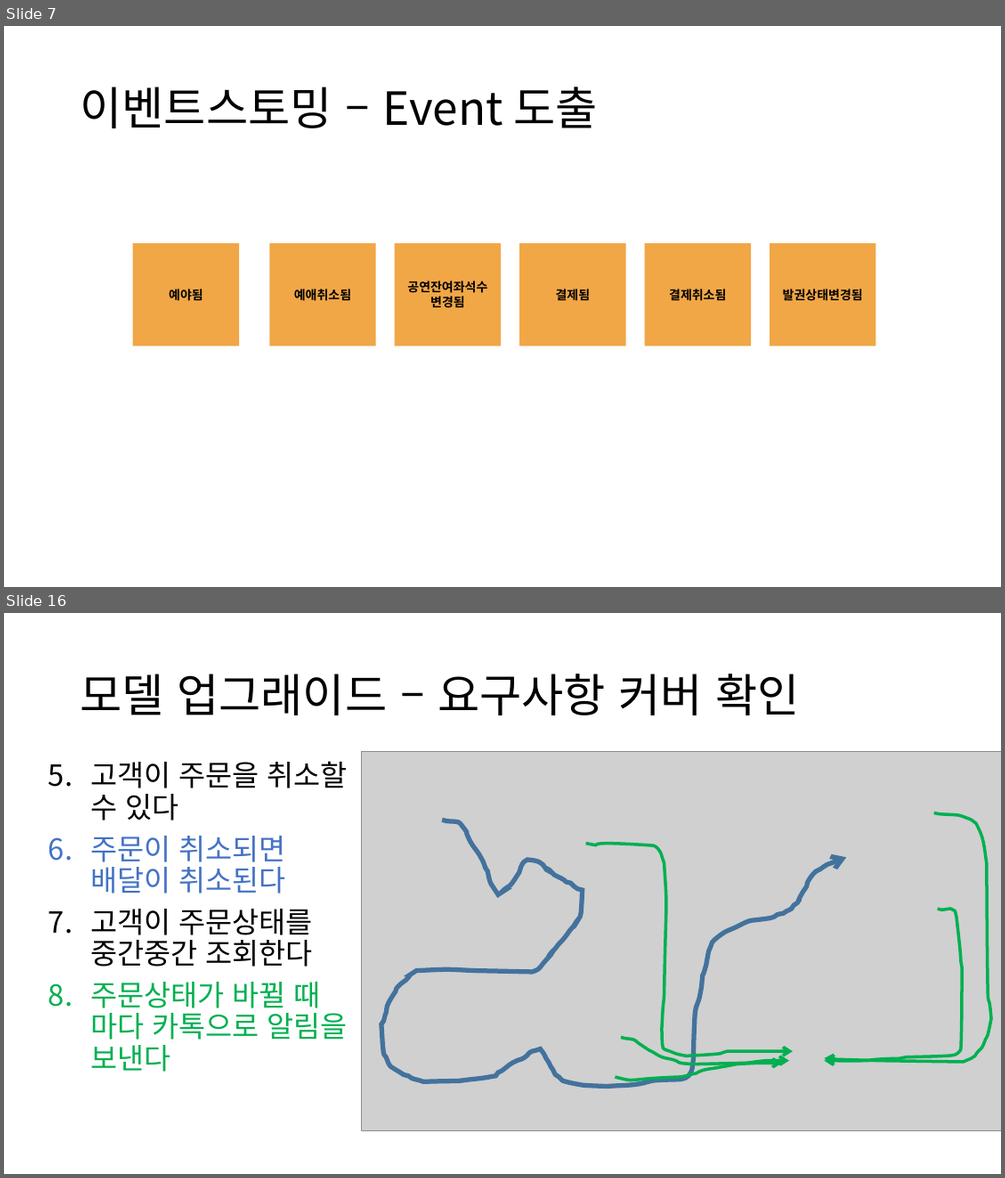
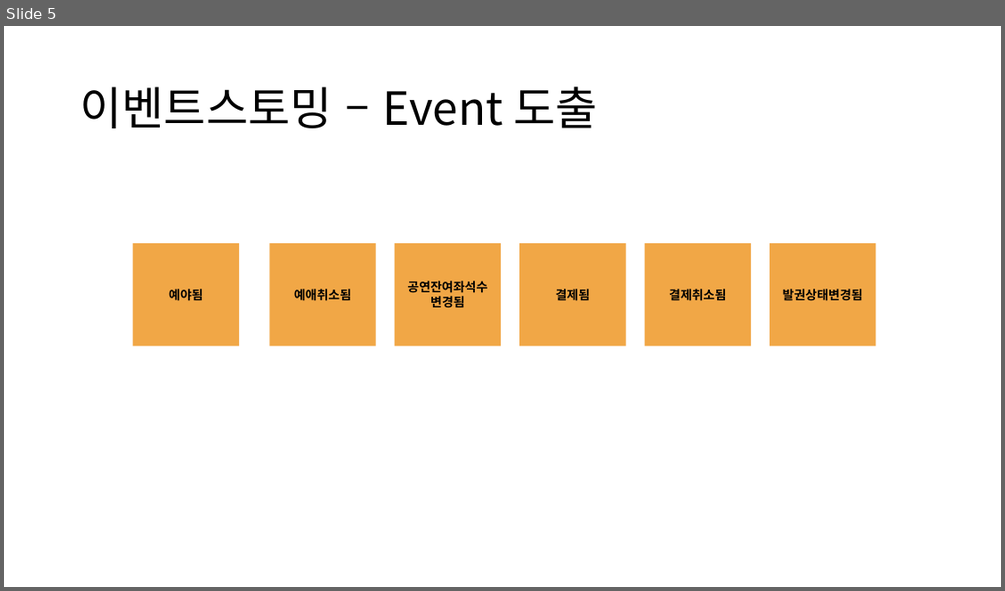
Before and after one commit to rudal13/teamBooking, a slide deck: 실무테스트 sheet.pptx. Shown one above the other, each under a label of ours: slides 7 and 16 before the commit, slide 5 after it; the slides between them are not shown. The pictures are 1005x1178 and 1005x591 pixels, drawn with LibreOffice and Linux fonts; fonts in the diff are those of the drawing; grey boxes stand for pictures. Boxes give left, top, right and bottom in pixels: in the first picture for what was removed or moved away, otherwise in the second. Text is boxed around its words. In the diff, an @@ line names an element or a change of style, - is before the commit and + after.

```diff
--- a/실무테스트 sheet.pptx
+++ b/실무테스트 sheet.pptx
@@ slide 16 removed at [4,613,1001,1174], background #FFFFFF @@
@@ title removed at [80,674,799,715] @@
-모델 업그래이드 – 요구사항 커버 확인
@@ text removed at [90,761,347,1071] @@
-5. 고객이 주문을 취소할 수 있다
-6. 주문이 취소되면 배달이 취소된다
-7. 고객이 주문상태를 중간중간 조회한다
-8. 주문상태가 바뀔 때 마다 카톡으로 알림을 보낸다
@@ picture removed at [362,751,1001,1130] @@
@@ freeform shape removed at [381,820,847,1086] @@
@@ freeform shape removed at [825,812,991,1062] @@
@@ freeform shape removed at [586,844,793,1055] @@
@@ freeform shape removed at [825,908,962,1060] @@
@@ freeform shape removed at [621,1037,789,1064] @@
@@ freeform shape removed at [615,1063,782,1080] @@
@@ what was slide 7 is now slide 5 @@
```
Also in this commit, not shown: 7 slides changed, 7 slides added, 15 other slides removed.
